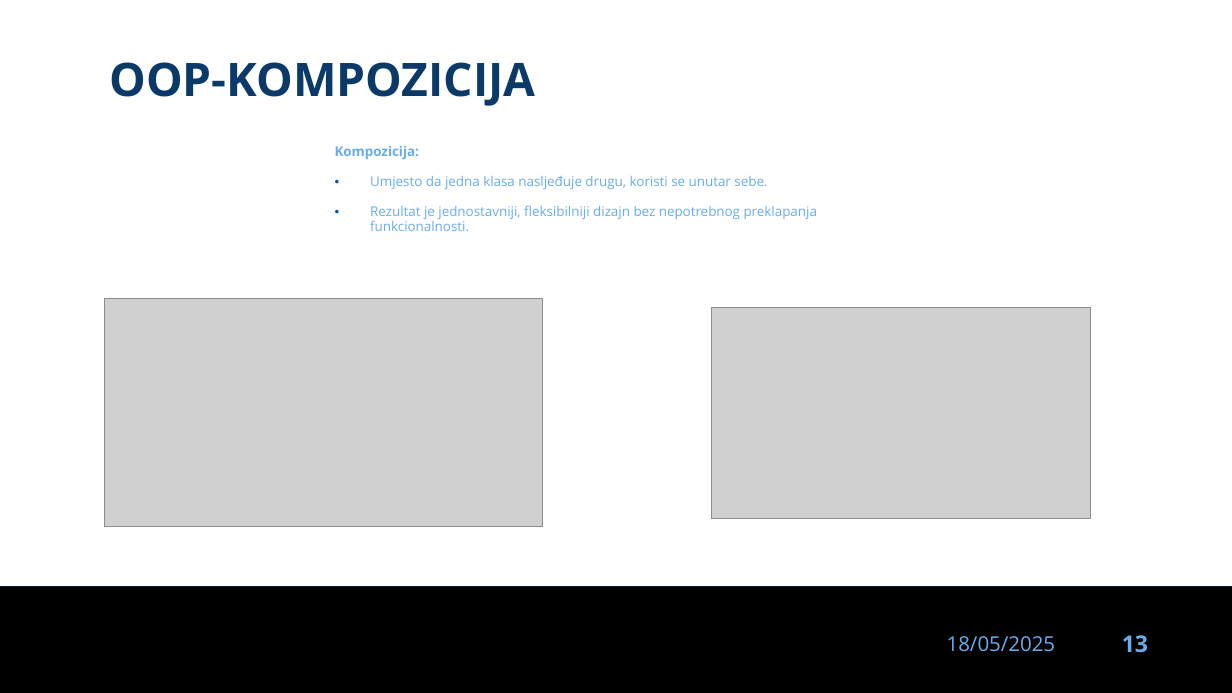
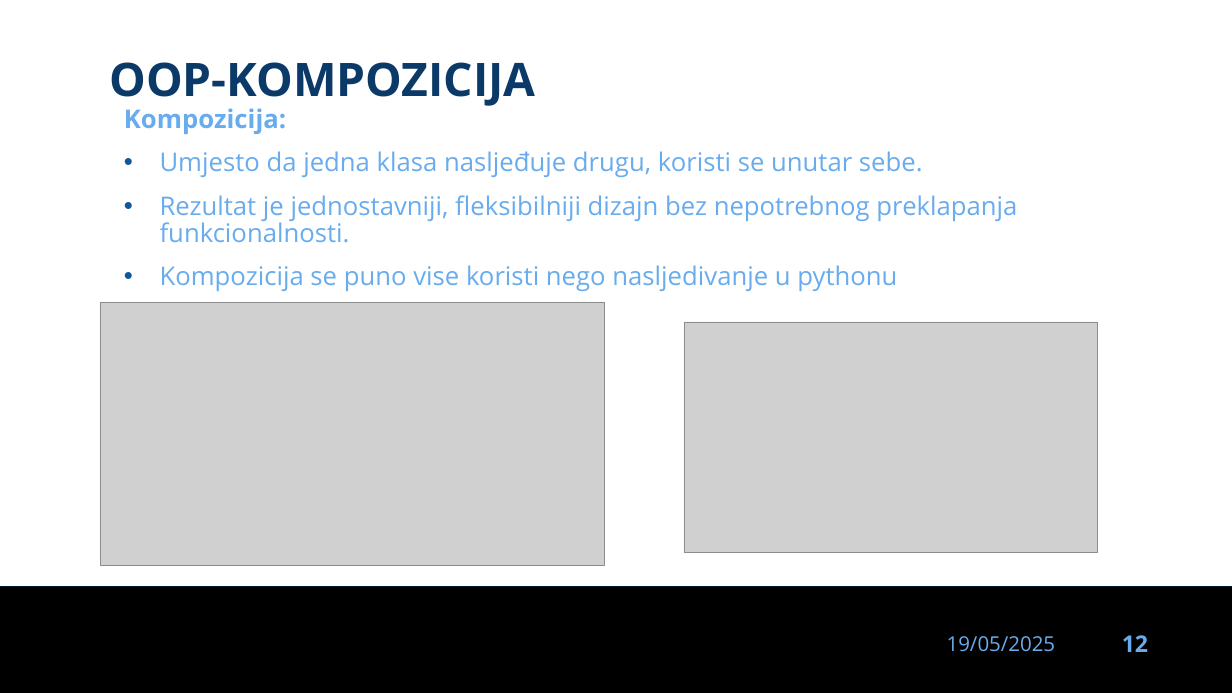
Before and after one commit to dinoDuvnjak/CTK, a slide deck: slide 12 of Bootcamp/OOP/OOP.pptx (slide 13 before the commit). Drawn at 1232x693 pixels with LibreOffice and Linux fonts; fonts in the diff are those of the drawing; grey boxes stand for pictures; background and template pictures are left out. Boxes give left, top, right and bottom in pixels: in the first picture for what was removed or moved away, otherwise in the second. Text is boxed around its words. In the diff, an @@ line names an element or a change of style, - is before the commit and + after.

Commit message:
finished practices and code for the python

```diff
--- a/Bootcamp/OOP/OOP.pptx
+++ b/Bootcamp/OOP/OOP.pptx
@@ text "Kompozicija:": place and size @@
-text "Kompozicija:" at (335, 146, 817, 231)
+text "Kompozicija:" at (124, 108, 1017, 291)
@@ text at (124, 108, 1017, 243): size 10.5 to 20 pt in "Kompozicija:", "Umjesto da jedna klasa nasljeđuje drugu, koristi ...", "Rezultat je jednostavniji, fleksibilniji dizajn bez nepotreb ..." @@
@@ text at (160, 265, 897, 291): paragraph added @@
+• Kompozicija se puno vise koristi nego nasljedivanje u pythonu
@@ picture: place and size @@
-picture at (104, 299, 543, 527)
+picture at (100, 302, 604, 566)
@@ picture: place and size @@
-picture at (712, 308, 1091, 518)
+picture at (685, 323, 1098, 553)
@@ text at (947, 636, 1056, 652): text changed @@
-18/05/2025
+19/05/2025
@@ page number at (1122, 635, 1148, 652): text changed @@
-13
+12
```
Also in this commit, not shown: 14 other slides changed, 1 slide removed, 6 other files.
